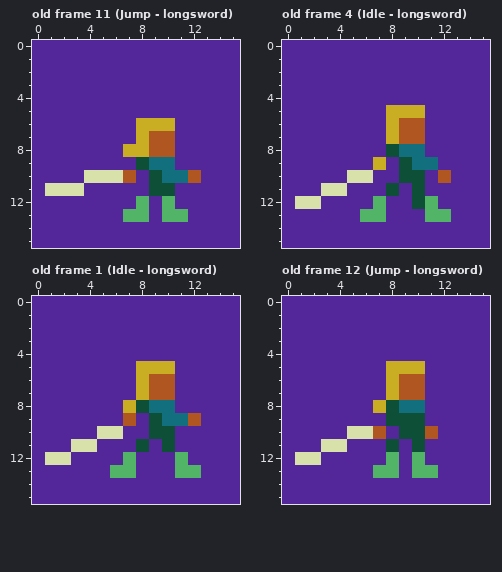
Two states of a pixel-art file, gfx/objects.aseprite. Above: the version before the commit.
16x16 pixels, 36 frames. Shown: old frame 11 (Jump - longsword), old frame 4 (Idle - longsword), old frame 1 (Idle - longsword), old frame 12 (Jump - longsword). The commit also changed other frames, which this record leaves out.
New version:
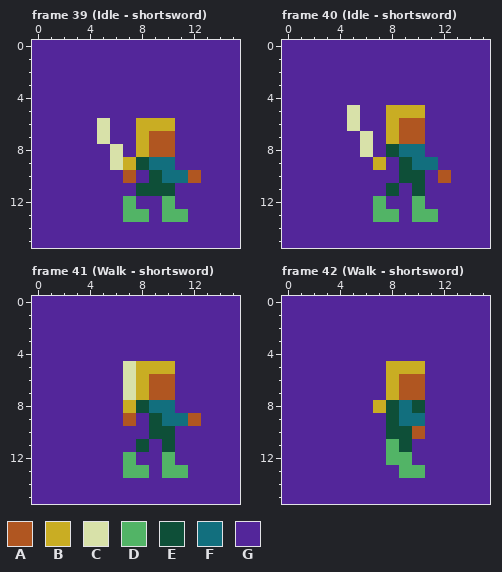
Palette (. is transparent): A #b05621  B #c9ad23  C #d8e1a9  D #52b466  E #0e4f38  F #126f7e  G #53269a
A new or re-ordered frame is compared with the old frame closest to it.
Author's note on the commit: Add all animations for the short sword
Changes in this commit:
frames 36 -> 65
Frame 39 (Idle - shortsword) is new; against old frame 11 (Jump - longsword), layers "Sword", "Character":
The author changed colour G to colour B in row 9 at x 7.
The author changed colour G to colour C in rows 6 to 7 at x 5; in rows 8 to 9 at x 6.
The author changed colour G to colour D in row 12 at x 7.
The author changed colour G to colour E in row 11 at x 8.
The author changed colour B to colour G in row 8 at x 7.
The author changed colour C to colour G in row 10 at x 4 to 6; in row 11 at x 1 to 3.
The author changed colour D to colour G in row 12 at x 8.
Frame 40 (Idle - shortsword) is new; against old frame 4 (Idle - longsword), layers "Sword", "Character":
The author changed colour G to colour C in rows 5 to 6 at x 5; in rows 7 to 8 at x 6.
The author changed colour E to colour D in row 12 at x 10.
The author changed colour G to colour D in row 13 at x 8 and 10.
The author changed colour C to colour G in row 10 at x 5 to 6; in row 11 at x 3 to 4; in row 12 at x 1 to 2.
The author changed colour D to colour G in row 12 at x 11; in row 13 at x 6 and 12.
Frame 41 (Walk - shortsword) is new; against old frame 1 (Idle - longsword), layers "Sword", "Character":
The author changed colour G to colour C in rows 5 to 7 at x 7.
The author changed colour G to colour D in row 12 at x 10; in row 13 at x 8 and 10.
The author changed colour C to colour G in row 10 at x 5 to 6; in row 11 at x 3 to 4; in row 12 at x 1 to 2.
The author changed colour D to colour G in row 12 at x 11; in row 13 at x 6 and 12.
Frame 42 (Walk - shortsword) is new; against old frame 12 (Jump - longsword), layers "Sword", "Character":
The author changed colour E to colour A in row 10 at x 10.
The author changed colour E to colour D in row 11 at x 8.
The author changed colour G to colour D in rows 12 to 13 at x 9.
The author changed colour F to colour E in row 8 at x 10.
The author changed colour G to colour E in row 10 at x 8; in row 11 at x 9.
The author changed colour E to colour F in row 9 at x 9 to 10.
The author changed colour A to colour G in row 10 at x 7 and 11.
The author changed colour C to colour G in row 10 at x 5 to 6; in row 11 at x 3 to 4; in row 12 at x 1 to 2.
The author changed colour D to colour G in row 12 at x 10; in row 13 at x 7 to 8 and 11.
The author changed colour E to colour G in row 11 at x 10.
Pixel boxes of the changes (left, top, right, bottom) in both pictures:
changed: (45, 118, 149, 209)
changed: (295, 105, 451, 222)
changed: (45, 361, 201, 478)
changed: (295, 400, 438, 478)
